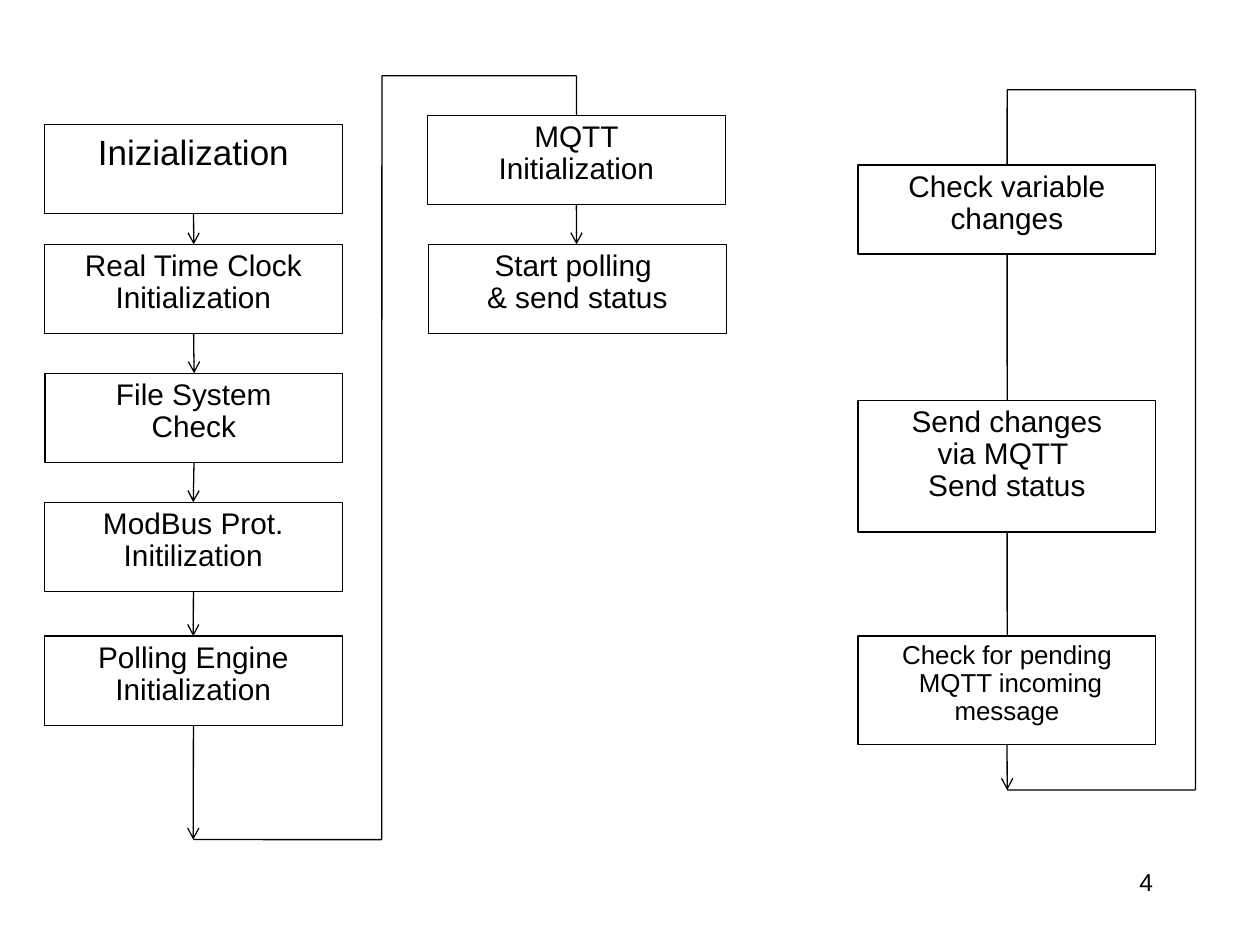
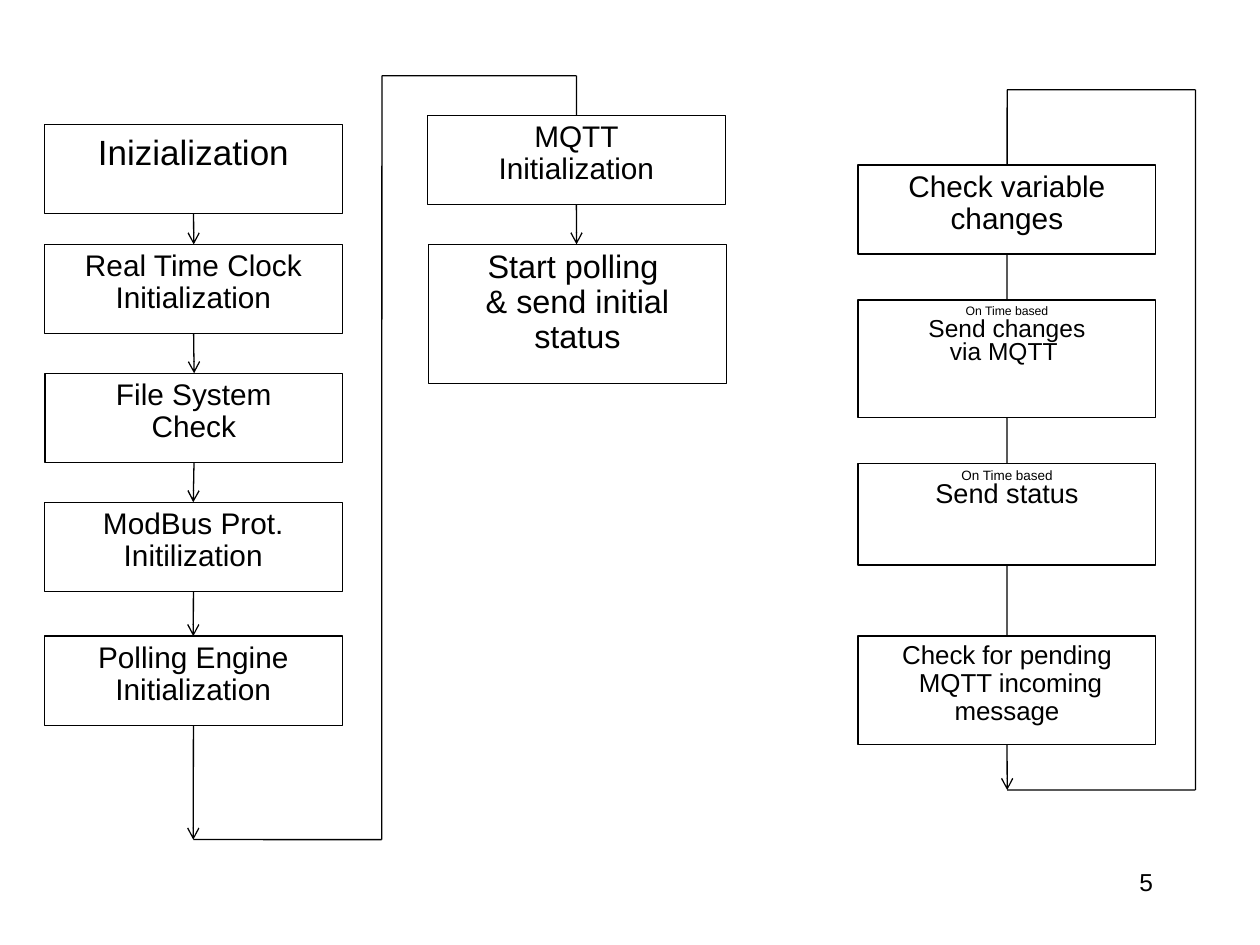
Before and after one commit to accarel/c780_carel_cloud_engine_binary, a slide deck: slide 5 of Documents/specs/GME_CAREL_Library_OverView.ppt (slide 4 before the commit). Drawn at 1260x945 pixels with LibreOffice and Linux fonts; fonts in the diff are those of the drawing; background and template pictures are left out. Boxes give left, top, right and bottom in pixels: in the first picture for what was removed or moved away, otherwise in the second. Text is boxed around its words. In the diff, an @@ line names an element or a change of style, - is before the commit and + after.

```diff
--- a/Documents/specs/GME_CAREL_Library_OverView.ppt
+++ b/Documents/specs/GME_CAREL_Library_OverView.ppt
@@ rectangle "Start polling & send initial ...": place and size @@
-rectangle "Start polling & send initial ..." at [428,244,726,334]
+rectangle "Start polling & send initial ..." at [428,244,726,383]
@@ text in rectangle at [488,254,669,349]: text changed; size 17 to 18.5 pt @@
-Start polling
-& send status
+Start polling
+& send initial status
@@ line moved from (1007, 255) - (1007, 401) to (1007, 255) - (1007, 300) @@
@@ rectangle "On Time based": place and size @@
-rectangle "On Time based" at [858,401,1155,532]
+rectangle "On Time based" at [858,300,1155,417]
@@ text in rectangle at [928,306,1086,365]: text changed; size 17 to 14 pt @@
-Send changes
-via MQTT
-Send status
+On Time based
+Send changes
+via MQTT
@@ line added from (1007, 418) to (1007, 418), #000000 0.74 pt @@
@@ line added from (1007, 418) to (1007, 464), #000000 0.74 pt @@
@@ rectangle added at [858,464,1155,566], fill #FFFFFF, outline #000000 0.74 pt, 7.8 pt, text #000000 @@
+On Time based
+Send status
@@ line moved from (1007, 532) - (1007, 636) to (1007, 564) - (1007, 636) @@
@@ page number at [1139,874,1153,892]: text changed @@
-4
+5
```
Also in this commit, not shown: 3 other slides changed, 1 slide added, 2 other files.
